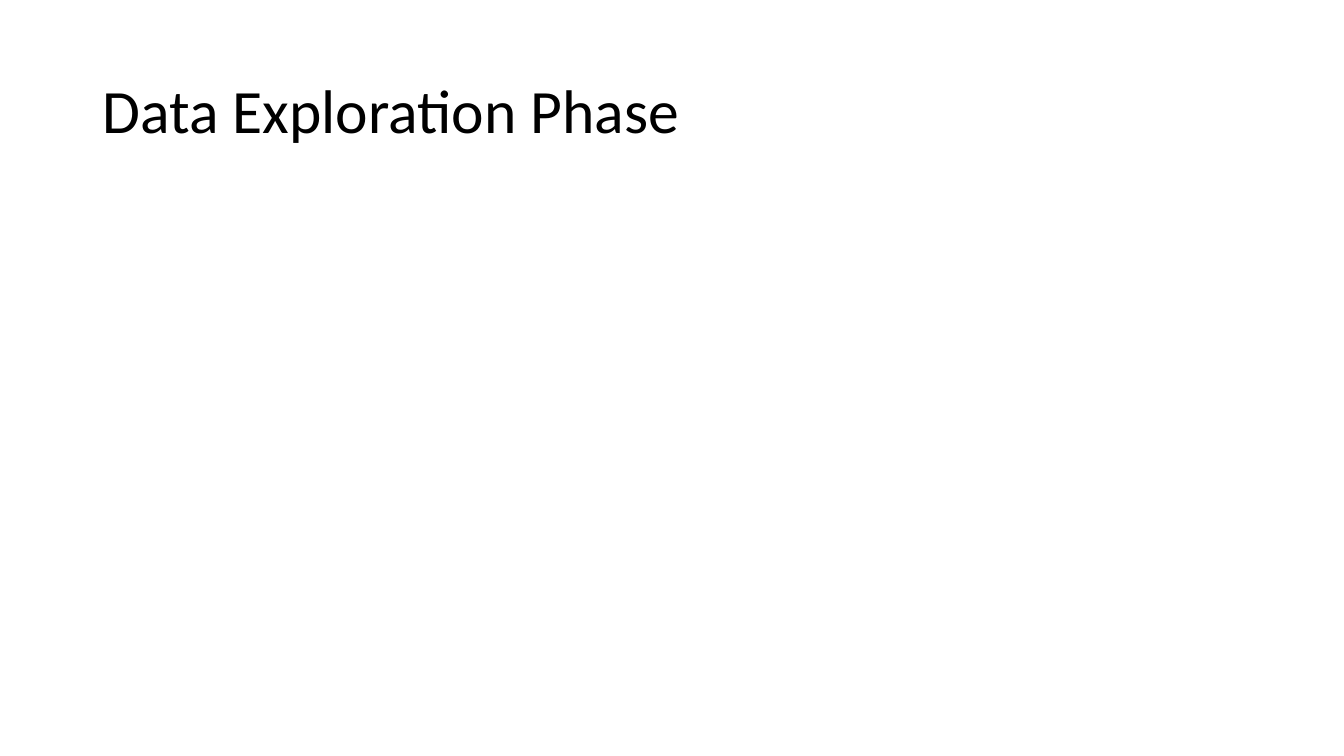
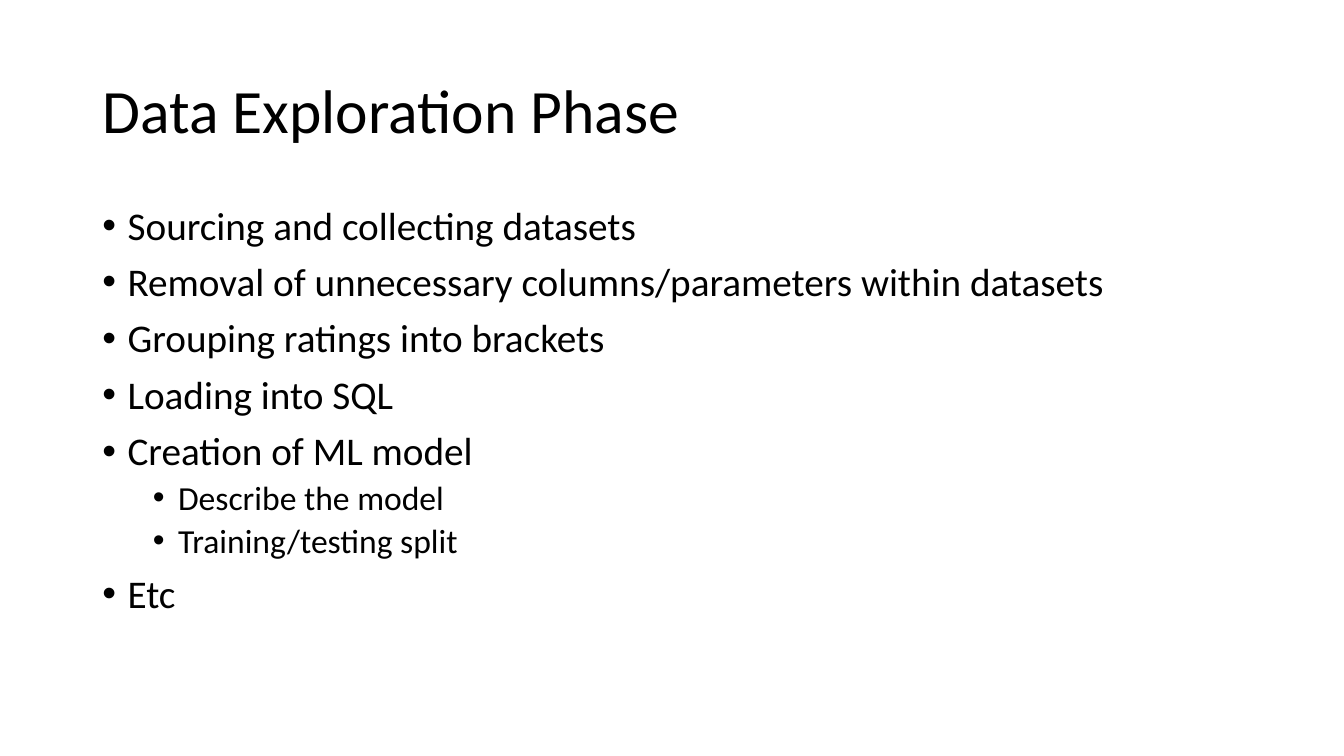
Before and after one commit to Nveatch/Chess_Games_Group_Analysis, a slide deck: slide 7 of Group_1_Slides.pptx. Drawn at 1344x756 pixels with LibreOffice and Linux fonts; fonts in the diff are those of the drawing. Boxes give left, top, right and bottom in pixels: in the first picture for what was removed or moved away, otherwise in the second. Text is boxed around its words. In the diff, an @@ line names an element or a change of style, - is before the commit and + after.

```diff
--- a/Group_1_Slides.pptx
+++ b/Group_1_Slides.pptx
@@ text added at <box>128,212,1103,609</box>, 28 pt, text #000000 @@
+• Sourcing and collecting datasets
+• Removal of unnecessary columns/parameters within datasets
+• Grouping ratings into brackets
+• Loading into SQL
+• Creation of ML model
+  • Describe the model
+  • Training/testing split
+• Etc
```
Also in this commit, not shown: 2 other slides changed, 3 slides added, 3 slides removed.
